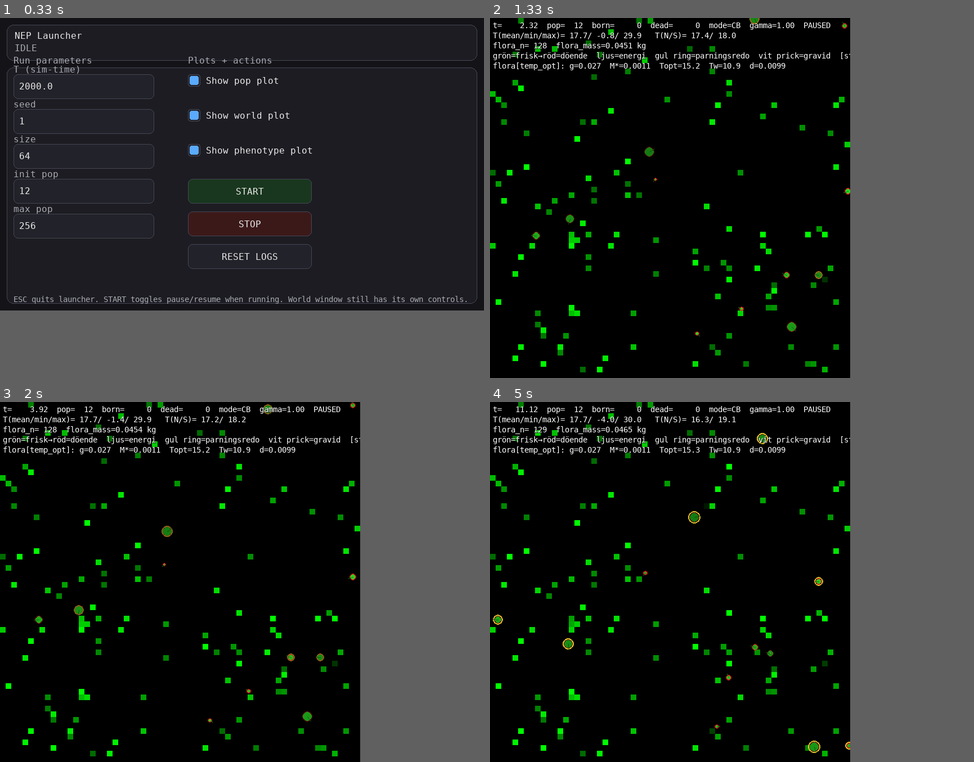
Above: before the commit, frames 1-4 (two rows, left to right).
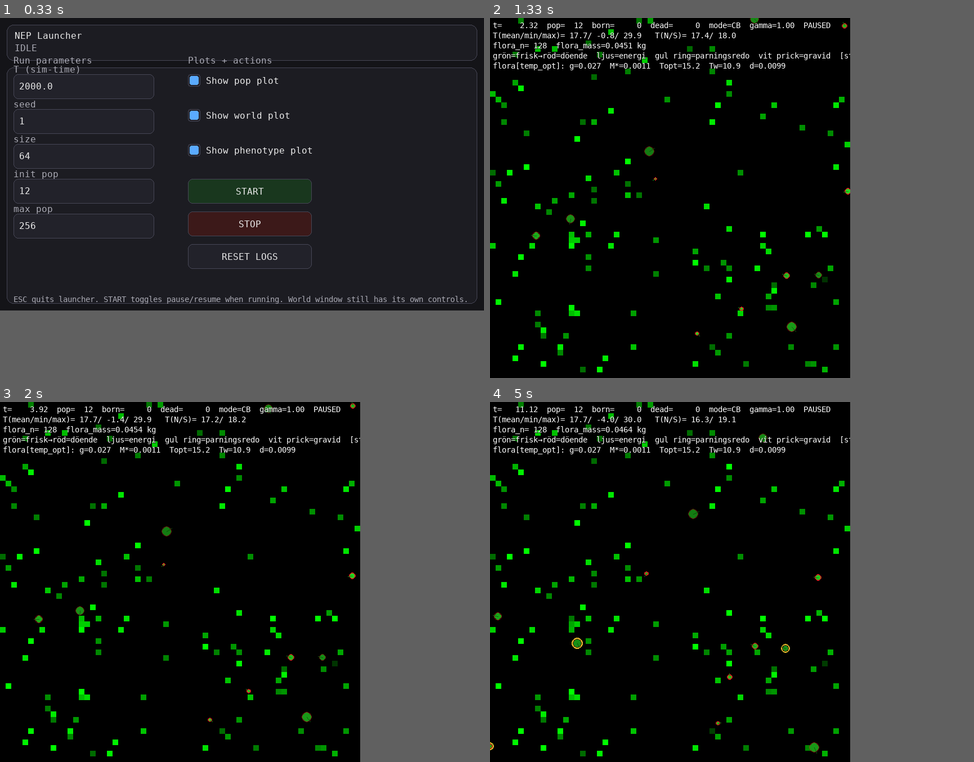
Above: after the commit, the same moments.

Repository: JoakimStorck/nep-process
Game: pygame game, started from nep_gui_launcher.py
The game is run twice, just before and just after one commit, with the same random seed, the same clock (stepped at 60 frames per second) and the same inputs.
Inputs:
- Up to frame 1 (0.33 s): no input
- Up to frame 2 (1.33 s): click "START" at 0.38 s; tap Space at 0.67 s; tap 1 at 1 s
- Up to frame 3 (2 s): no input
- Up to frame 4 (5 s): no input

Frame 1 is identical in both runs. In frame 2, less than 0.1% of the frame differs, in the area x 15-74%, y 0-88%; in frame 3, 0.2%; in frame 4, 0.5%, in the area x 0-75%, y 6-98%.

Commit message:
Refactor phase 4 fauna pipeline and sync store-owned reproductive state

Diff:
--- a/agent.py
+++ b/agent.py
@@ -2372,6 +2372,8 @@
     # --- reproduction hooks (Population uses these) ---
 
     def ready_to_reproduce(self) -> bool:
+        # OBS: repro_cd_s och body.gestating synkas nu från store före passen.
+        # Under migrationen används de här som kompatibilitetsyta.
         if not self.body.alive:
             return False
 
--- a/organism_store.py
+++ b/organism_store.py
@@ -57,6 +57,13 @@
     energy: np.ndarray = field(init=False)
     mass: np.ndarray = field(init=False)
     age: np.ndarray = field(init=False)
+
+    repro_cd: np.ndarray = field(init=False)
+
+    gestating: np.ndarray = field(init=False)
+    gest_M: np.ndarray = field(init=False)
+    gest_E_J: np.ndarray = field(init=False)
+    gest_M_target: np.ndarray = field(init=False)
 
     genome_idx: np.ndarray = field(init=False)
     traits: np.ndarray = field(init=False)
@@ -104,6 +111,13 @@
         self.mass = np.zeros(cap, dtype=np.float32)
         self.age = np.zeros(cap, dtype=np.float32)
 
+        self.repro_cd = np.zeros((self.capacity,), dtype=np.float32)
+
+        self.gestating = np.zeros((self.capacity,), dtype=bool)
+        self.gest_M = np.zeros((self.capacity,), dtype=np.float32)
+        self.gest_E_J = np.zeros((self.capacity,), dtype=np.float32)
+        self.gest_M_target = np.zeros((self.capacity,), dtype=np.float32)
+
         # Fas 0: ännu ingen riktig genomstore.
         self.genome_idx = np.full(cap, -1, dtype=np.int32)
         self.traits = np.zeros((cap, 32), dtype=np.float32)
@@ -174,7 +188,6 @@
 
         self.energy[slot] = float(body.E_total())
         self.mass[slot] = float(body.M)
-        self.age[slot] = float(a.age_s)
 
         self.genome_idx[slot] = slot
 
@@ -210,6 +223,13 @@
         self.genome_idx[slot] = -1
         self.traits[slot, :] = 0.0
 
+        self.repro_cd[slot] = np.float32(0.0)
+
+        self.gestating[slot] = False
+        self.gest_M[slot] = np.float32(0.0)
+        self.gest_E_J[slot] = np.float32(0.0)
+        self.gest_M_target[slot] = np.float32(0.0)
+
         self.uptake_capacity[slot] = 0.0
         self.growth_capacity[slot] = 0.0
         self.dispersal_capacity[slot] = 0.0
--- a/population.py
+++ b/population.py
@@ -111,6 +111,25 @@
     compat_sigma: float = 2.0    # bredden pa kompatibilitetsklockan
     compat_enabled: bool = True  # False = alla kan para sig med alla (debug)
 
+
+@dataclass
+class SenseBatch:
+    alive: list[Agent]
+    alive_slots: np.ndarray
+    X: np.ndarray
+    BC_list: list[tuple[float, float]]
+
+
+@dataclass
+class DecisionBatch:
+    plans: list[tuple[Agent, object]]
+    plan_slots: np.ndarray
+
+
+@dataclass
+class BodyBatch:
+    body_inputs: list[tuple[Agent, object]]
+    body_slots: np.ndarray
 
 @dataclass
 class Population:
@@ -294,6 +313,12 @@
             self.store.write_agent(store_slot, a, self.grid)
             self._slot_to_agent[int(store_slot)] = a
 
+            self.store.repro_cd[store_slot] = np.float32(a.repro_cd_s)
+            self.store.gestating[store_slot] = bool(a.body.gestating)
+            self.store.gest_M[store_slot] = np.float32(a.body.gest_M)
+            self.store.gest_E_J[store_slot] = np.float32(a.body.gest_E_J)
+            self.store.gest_M_target[store_slot] = np.float32(a.body.gest_M_target)
+
             self._emit_birth(self.t, a, parent=None)
             self.agents.append(a)
 
@@ -520,6 +545,57 @@
             float(b.x), float(b.y),
         )
 
+    def _sync_age_from_store(self, slots: np.ndarray) -> None:
+        """
+        Synka wrapperns age_s från store.age för de slots som ska användas i gamla
+        agent-/body-koden detta tick.
+
+        Source of truth för faunaålder är nu store.age.
+        Agent.age_s hålls bara som kompatibilitetsyta under migrationen.
+        """
+        if slots.size == 0:
+            return
+
+        store = self.store
+        for s in slots:
+            slot = int(s)
+            if slot < 0:
+                continue
+
+            a = self._agent_for_slot(slot)
+            if a is None:
+                continue
+
+            a.age_s = float(store.age[slot])
+
+    def _sync_repro_from_store(self, slots: np.ndarray) -> None:
+        """
+        Synka wrapperns reproduktionsstate från store för de slots som används i
+        gammal agent-/body-kod detta tick.
+
+        Source of truth för reproduktionsklungan är nu store.
+        Wrappern hålls bara som kompatibilitetsyta under migrationen.
+        """
+        if slots.size == 0:
+            return
+
+        store = self.store
+        for s in slots:
+            slot = int(s)
+            if slot < 0:
+                continue
+
+            a = self._agent_for_slot(slot)
+            if a is None:
+                continue
+
+            a.repro_cd_s = float(store.repro_cd[slot])
+
+            a.body.gestating = bool(store.gestating[slot])
+            a.body.gest_M = float(store.gest_M[slot])
+            a.body.gest_E_J = float(store.gest_E_J[slot])
+            a.body.gest_M_target = float(store.gest_M_target[slot])
+
     # -----------------------
     # births
     # -----------------------
@@ -582,6 +658,12 @@
         self.store.write_agent(store_slot, child, self.grid)
         self._slot_to_agent[int(store_slot)] = child
 
+        self.store.repro_cd[store_slot] = np.float32(child.repro_cd_s)
+        self.store.gestating[store_slot] = False
+        self.store.gest_M[store_slot] = np.float32(0.0)
+        self.store.gest_E_J[store_slot] = np.float32(0.0)
+        self.store.gest_M_target[store_slot] = np.float32(0.0)
+
         self._emit_birth(self.t, child, parent)
         return child
 
@@ -591,7 +673,18 @@
         lokalt detekterade och markerade via sensing-cachen.
         Ingen global sökning — agenten kan bara para sig med någon den uppfattat via sensing.
         """
-        if not agent.body.alive or agent.body.gestating:
+        if not agent.body.alive:
+            return
+
+        a_slot = int(agent.store_slot)
+        if a_slot < 0:
+            return
+
+        store = self.store
+
+        if bool(store.gestating[a_slot]):
+            return
+        if float(store.repro_cd[a_slot]) > 0.0:
             return
         if not agent.ready_to_reproduce():
             return
@@ -637,26 +730,51 @@
         bearer._mating_partner = partner
         bearer.start_gestation()
 
+        b_slot = int(bearer.store_slot)
+        p_slot = int(partner.store_slot)
+
+        if b_slot >= 0:
+            store.gestating[b_slot] = bool(bearer.body.gestating)
+            store.gest_M[b_slot] = np.float32(bearer.body.gest_M)
+            store.gest_E_J[b_slot] = np.float32(bearer.body.gest_E_J)
+            store.gest_M_target[b_slot] = np.float32(bearer.body.gest_M_target)
+
         mating_cost = 0.05 * partner.body.E_cap()
         partner.pay_repro_cost(mating_cost)
-        partner.repro_cd_s = float(self.AP.repro_cooldown_s)
+
+        if p_slot >= 0:
+            store.repro_cd[p_slot] = np.float32(float(self.AP.repro_cooldown_s))
 
     def _try_birth(self, parent: Agent, ctx: StepCtx) -> Optional[Agent]:
         if not parent.body.alive:
             return None
 
+        p_slot = int(parent.store_slot)
+        if p_slot < 0:
+            return None
+
+        store = self.store
         b = parent.body
 
-        # Body är den enda auktoriteten: gestation_ready() kontrollerar gest_M >= gest_M_target.
-        if not b.gestation_ready():
+        if not bool(store.gestating[p_slot]):
             return None
-
-        # Hämta den massa som Body byggt upp under gestationen.
-        child_M = float(b.gest_M)
-
-        # Återställ gestationstillstånd via Body innan spawn
-        # (abort_gestation() nollställer gestating, gest_M, gest_E_J, gest_M_target).
+        if not (float(store.gest_M[p_slot]) >= float(store.gest_M_target[p_slot]) > 0.0):
+            return None
+
+        # synka wrapper till store innan vi använder den gamla födelsekoden
+        b.gestating = bool(store.gestating[p_slot])
+        b.gest_M = float(store.gest_M[p_slot])
+        b.gest_E_J = float(store.gest_E_J[p_slot])
+        b.gest_M_target = float(store.gest_M_target[p_slot])
+
+        child_M = float(store.gest_M[p_slot])
+
         b.abort_gestation()
+
+        store.gestating[p_slot] = False
+        store.gest_M[p_slot] = np.float32(0.0)
+        store.gest_E_J[p_slot] = np.float32(0.0)
+        store.gest_M_target[p_slot] = np.float32(0.0)
 
         # --- 1.4: Energi till barnet (dras från föräldern) ---
         # child_E_fast/slow är fraktioner av barnets energikapacitet — en livshistoriestrategi.
@@ -696,7 +814,8 @@
             other_parent=other_parent,
         )
 
-        parent.repro_cd_s = float(self.AP.repro_cooldown_s)
+        store.repro_cd[p_slot] = np.float32(float(self.AP.repro_cooldown_s))
+        parent.repro_cd_s = float(store.repro_cd[p_slot])
         return child
 
 
@@ -1192,18 +1311,25 @@
     def _step_sense_system(
         self,
         ctx: "StepCtx",
-    ) -> tuple[list[Agent], np.ndarray, list[tuple[float, float]]]:
+    ) -> SenseBatch:
         """
         Kör sensing/input-byggande för alla levande agenter.
 
-        Returnerar:
-          - alive: levande agentobjekt i samma ordning som X/BC_list
-          - X: inputmatris till policy-näten
-          - BC_list: lokala (B0, C0)-värden per agent
+        Returnerar ett explicit batch-objekt för nästa pass.
         """
         alive: list[Agent] = [a for a in self.agents if a.body.alive]
+        alive_slots = np.asarray([int(a.store_slot) for a in alive], dtype=np.int32)
+
+        self._sync_age_from_store(alive_slots)
+        self._sync_repro_from_store(alive_slots)
+
         if not alive:
-            return [], np.zeros((0, 0), dtype=np.float32), []
+            return SenseBatch(
+                alive=[],
+                alive_slots=np.zeros((0,), dtype=np.int32),
+                X=np.zeros((0, 0), dtype=np.float32),
+                BC_list=[],
+            )
 
         n = len(alive)
         in_dim = int(alive[0].genome.layer_sizes[0])
@@ -1224,25 +1350,35 @@
             BC_list[i] = (float(B0), float(C0))
             self._emit_step_if_tracked(self.t, a, float(B0), float(C0))
 
-        return alive, X, BC_list
+        return SenseBatch(
+            alive=alive,
+            alive_slots=alive_slots,
+            X=X,
+            BC_list=BC_list,
+        )
 
     def _step_decision_system(
         self,
         ctx: "StepCtx",
-        alive: list[Agent],
-        X: np.ndarray,
-        BC_list: list[tuple[float, float]],
-    ) -> list:
+        sense_batch: SenseBatch,
+    ) -> DecisionBatch:
         """
         Kör decision-systemet för de agenter som redan passerat sensing:
-
           - policy-forward
           - action planning
 
-        Returnerar en lista av (agent, plan)-tupler som move_system senare verkställer.
-        """
+        Returnerar ett explicit batch-objekt för move_system.
+        """
+        alive = sense_batch.alive
+        X = sense_batch.X
+        BC_list = sense_batch.BC_list
+        alive_slots = sense_batch.alive_slots
+
         if not alive:
-            return []
+            return DecisionBatch(
+                plans=[],
+                plan_slots=np.zeros((0,), dtype=np.int32),
+            )
 
         groups: dict[tuple, list[int]] = {}
         for i, a in enumerate(alive):
@@ -1267,42 +1403,58 @@
             Y[idxs_arr] = H
 
         plans = []
+        plan_slots: list[int] = []
+
         for i, a in enumerate(alive):
             B0, C0 = BC_list[i]
             plan = a.plan_actions(self.world, ctx, Y[i], B0, C0)
             plans.append((a, plan))
-
-        return plans
+            plan_slots.append(int(alive_slots[i]))
+
+        return DecisionBatch(
+            plans=plans,
+            plan_slots=np.asarray(plan_slots, dtype=np.int32),
+        )
 
 
     def _step_move_system(
         self,
         ctx: "StepCtx",
-        plans: list,
-    ) -> list:
+        decision_batch: DecisionBatch,
+    ) -> BodyBatch:
         """
         Verkställ rörelse och feeding för planerade agenter.
 
-        Returnerar explicita body_inputs som body_system senare använder.
-        """
+        Returnerar ett explicit batch-objekt för body_system.
+        """
+        plans = decision_batch.plans
+        plan_slots = decision_batch.plan_slots
         if not plans:
-            return []
+            return BodyBatch(
+                body_inputs=[],
+                body_slots=np.zeros((0,), dtype=np.int32),
+            )
 
         body_inputs = []
-
-        for a, plan in plans:
+        body_slots: list[int] = []
+
+        for i, (a, plan) in enumerate(plans):
             if not a.body.alive:
                 continue
 
             body_in = a.execute_action_plan(self.world, ctx, plan)
             body_inputs.append((a, body_in))
-
-        return body_inputs
+            body_slots.append(int(plan_slots[i]))
+
+        return BodyBatch(
+            body_inputs=body_inputs,
+            body_slots=np.asarray(body_slots, dtype=np.int32),
+        )
 
     def _step_body_system(
         self,
         ctx: "StepCtx",
-        body_inputs: list,
+        body_batch: BodyBatch,
     ) -> None:
         """
         Kör fysiologisk kroppsdynamik som eget pass efter move_system.
@@ -1310,6 +1462,8 @@
         Detta håller fortfarande Body.step() intakt, men flyttar subsystemgränsen
         ut ur move_system så att rörelse och fysiologi inte längre är samma pass.
         """
+        body_inputs = body_batch.body_inputs
+        body_slots = body_batch.body_slots
         if not body_inputs:
             return
 
@@ -1332,6 +1486,13 @@
             a.last_B0 = float(body_in.B0)
             a.last_C0 = float(body_in.C0)
 
+            slot = int(a.store_slot)
+            if slot >= 0:
+                self.store.gestating[slot] = bool(a.body.gestating)
+                self.store.gest_M[slot] = np.float32(a.body.gest_M)
+                self.store.gest_E_J[slot] = np.float32(a.body.gest_E_J)
+                self.store.gest_M_target[slot] = np.float32(a.body.gest_M_target)
+
     def _step_interaction_system(self, ctx: "StepCtx") -> None:
         """
         Hantera organism–organism-interaktioner efter movement/body:
@@ -1496,25 +1657,37 @@
 
     def _step_metabolism_system(self, ctx: StepCtx) -> None:
         """
-        Första explicita fas-4-passet för fauna.
-
-        Detta är ännu inte full metabolism enligt manifestet.
-        Vi börjar med de enklaste metabola klockorna som redan ligger på agentnivå:
-          - biologisk ålder
-          - reproduktions-cooldown
-
-        Den energiburna fysiologin ligger tills vidare kvar samlad i Body.step().
+        Första verkliga fauna-flytten till store som source of truth.
+
+        I detta steg migreras ålder:
+          - store.age är nu ägare
+          - Agent.age_s blir bara en kompatibilitetsspegel
+
+        Reproduktions-cooldown ligger tills vidare kvar på agentnivå.
         """
         dt = float(ctx.dt)
         if dt <= 0.0:
             return
 
-        for a in self.agents:
-            if not a.body.alive:
-                continue
-
-            a.age_s += dt
-            a.repro_cd_s = max(0.0, float(a.repro_cd_s) - dt)
+        store = self.store
+        n = int(store.n)
+
+        for slot in range(n):
+            if not bool(store.alive[slot]):
+                continue
+            if int(store.kind[slot]) != 0:
+                continue
+
+            store.age[slot] = np.float32(float(store.age[slot]) + dt)
+
+        for slot in range(n):
+            if not bool(store.alive[slot]):
+                continue
+            if int(store.kind[slot]) != 0:
+                continue
+
+            store.repro_cd[slot] = np.float32(max(0.0, float(store.repro_cd[slot]) - dt))
+
 
     def _step_sampling(self) -> None:
         """
@@ -1583,10 +1756,10 @@
         dM_growth_flora, flora_established, flora_dispersed_mass = self._step_world_and_flora()
 
         self._step_metabolism_system(ctx)
-        alive, X, BC_list = self._step_sense_system(ctx)
-        plans = self._step_decision_system(ctx, alive, X, BC_list)
-        body_inputs = self._step_move_system(ctx, plans)
-        self._step_body_system(ctx, body_inputs)
+        sense_batch = self._step_sense_system(ctx)
+        decision_batch = self._step_decision_system(ctx, sense_batch)
+        body_batch = self._step_move_system(ctx, decision_batch)
+        self._step_body_system(ctx, body_batch)
         self._step_interaction_system(ctx)
 
         deaths = self._step_deaths()
